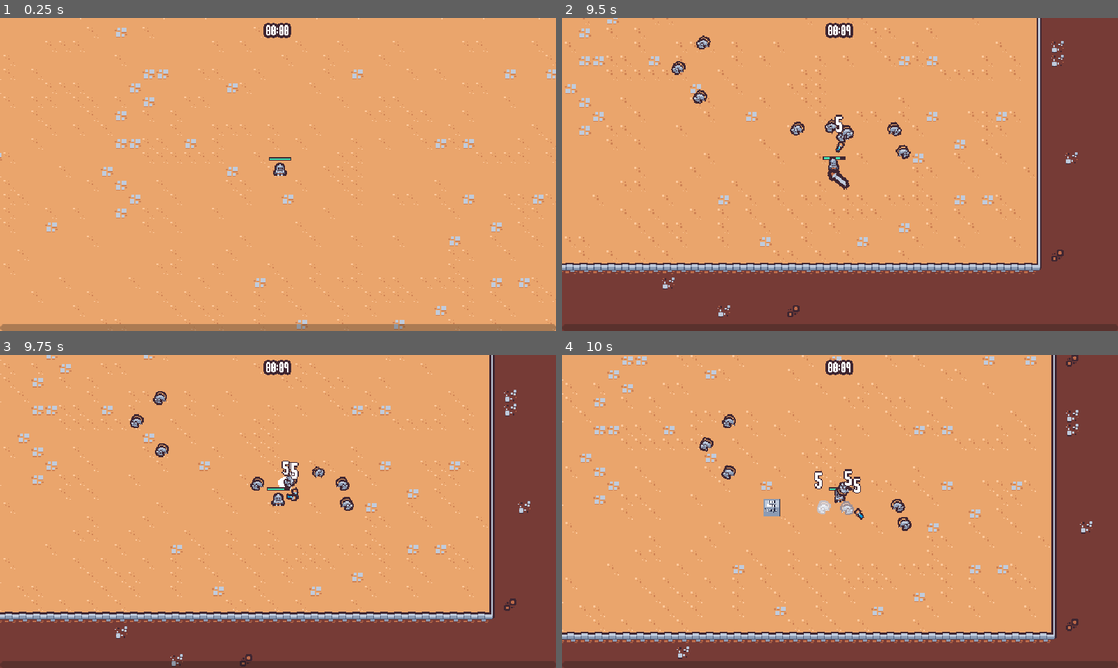
Above: before the commit, frames 1-4 (two rows, left to right).
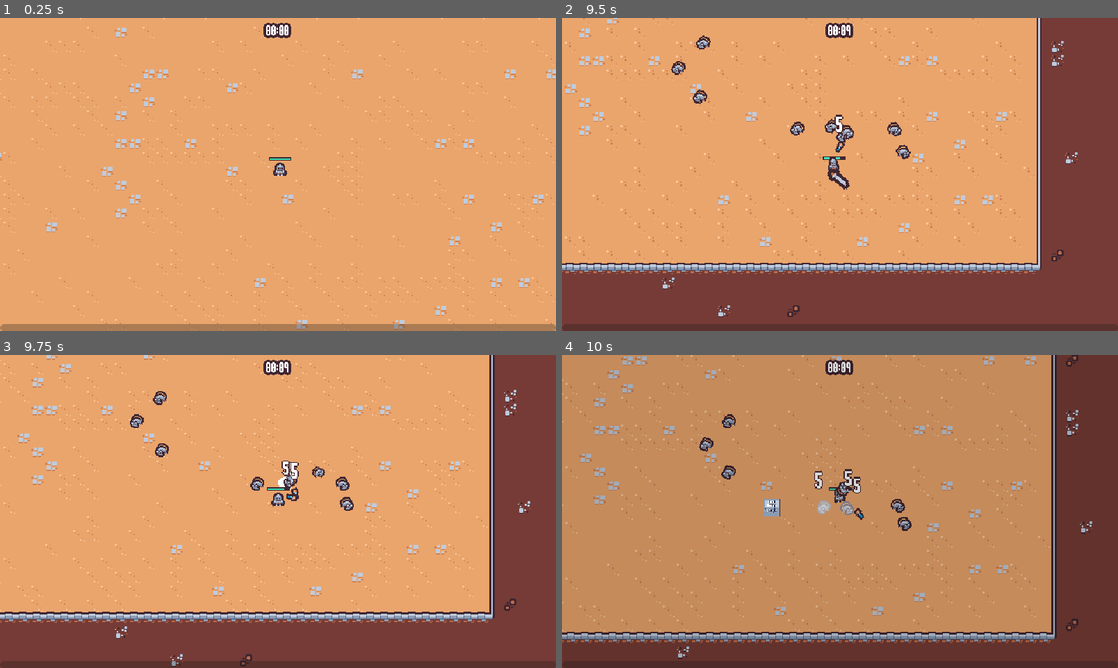
Above: after the commit, the same moments.

Repository: blackal83/godot_survivors_class
Game: Godot game, scene res://scenes/main/main.tscn
The game is run twice, just before and just after one commit, with the same random seed, the same clock (stepped at 60 frames per second) and the same inputs.
Inputs (mouse positions are in pixels of both pictures, inside the frame that each line leads up to):
- Up to frame 1 (0.25 s): no input
- Up to frame 2 (9.5 s): move the mouse to (962, 158) at 0.52 s; press the mouse at (962, 158) at 0.53 s; hold D (move_right) 0.53-1.28 s; move the mouse to (728, 190) at 1.27 s; release the mouse at (728, 190) at 1.28 s; hold S (move_down) 1.28-2.03 s; click (728, 190) at 1.35 s; move the mouse to (895, 105) at 2.02 s; press the mouse at (895, 105) at 2.03 s; hold D (move_right) 2.03-2.78 s; move the mouse to (812, 237) at 2.77 s; release the mouse at (812, 237) at 2.78 s; hold W (move_up) 2.78-3.53 s; click (812, 237) at 2.85 s; move the mouse to (1006, 221) at 3.52 s; press the mouse at (1006, 221) at 3.53 s; hold A (move_left) 3.53-5.03 s; move the mouse to (673, 127) at 4.27 s; release the mouse at (673, 127) at 4.28 s; click (673, 127) at 4.35 s; move the mouse to (867, 174) at 5.02 s; press the mouse at (867, 174) at 5.03 s; hold S (move_down) 5.03-5.78 s; move the mouse to (756, 96) at 5.77 s; release the mouse at (756, 96) at 5.78 s; hold D (move_right) 5.78-6.53 s; click (756, 96) at 5.85 s; move the mouse to (962, 158) at 6.52 s; press the mouse at (962, 158) at 6.53 s; hold W (move_up) 6.53-7.28 s; move the mouse to (728, 190) at 7.27 s; release the mouse at (728, 190) at 7.28 s; hold D (move_right) 7.28-8.03 s; click (728, 190) at 7.35 s; move the mouse to (895, 105) at 8.02 s; press the mouse at (895, 105) at 8.03 s; hold S (move_down) 8.03-8.78 s; move the mouse to (812, 237) at 8.77 s; release the mouse at (812, 237) at 8.78 s; hold A (move_left) from 8.78 s (still down); click (812, 237) at 8.85 s
- Up to frame 3 (9.75 s): move the mouse to (444, 558) at 9.52 s; release A (move_left) at 9.53 s; press the mouse at (444, 558) at 9.53 s; hold W (move_up) from 9.53 s (still down)
- Up to frame 4 (10 s): keep holding W (move_up)

Frames 1-3 are identical in both runs. In frame 4, 79% of the frame differs, in the area x 0-96%, y 0-97%.

Commit message:
background animation for upgrade screen(lesson 50)

Diff:
--- a/scenes/ui/upgrade_screen.gd
+++ b/scenes/ui/upgrade_screen.gd
@@ -22,5 +22,7 @@
 
 func on_upgrade_card_selected(upgrade: AbilityUpgrade):
 	upgrade_screen_selected.emit(upgrade)
+	$AnimationPlayer.play("out")
+	await $AnimationPlayer.animation_finished
 	get_tree().paused = false
 	queue_free()
--- a/scenes/ui/upgrade_screen.tscn
+++ b/scenes/ui/upgrade_screen.tscn
@@ -1,12 +1,83 @@
-[gd_scene load_steps=3 format=3 uid="uid://dqxxsbs4iu7d5"]
+[gd_scene load_steps=7 format=3 uid="uid://dqxxsbs4iu7d5"]
 
 [ext_resource type="Script" path="res://scenes/ui/upgrade_screen.gd" id="1_a7ycm"]
 [ext_resource type="PackedScene" uid="uid://c0erlk156q2pk" path="res://scenes/ui/ability_upgrade_card.tscn" id="2_1wy4r"]
+
+[sub_resource type="Animation" id="Animation_tam0r"]
+resource_name = "in"
+length = 0.15
+step = 0.05
+tracks/0/type = "value"
+tracks/0/imported = false
+tracks/0/enabled = true
+tracks/0/path = NodePath(".:modulate")
+tracks/0/interp = 1
+tracks/0/loop_wrap = true
+tracks/0/keys = {
+"times": PackedFloat32Array(0, 0.15),
+"transitions": PackedFloat32Array(1, 1),
+"update": 0,
+"values": [Color(1, 1, 1, 0), Color(1, 1, 1, 1)]
+}
+
+[sub_resource type="Animation" id="Animation_2a6ml"]
+length = 0.001
+tracks/0/type = "value"
+tracks/0/imported = false
+tracks/0/enabled = true
+tracks/0/path = NodePath(".:modulate")
+tracks/0/interp = 1
+tracks/0/loop_wrap = true
+tracks/0/keys = {
+"times": PackedFloat32Array(0),
+"transitions": PackedFloat32Array(1),
+"update": 0,
+"values": [Color(1, 1, 1, 1)]
+}
+
+[sub_resource type="Animation" id="Animation_lou8a"]
+resource_name = "out"
+length = 0.15
+step = 0.05
+tracks/0/type = "value"
+tracks/0/imported = false
+tracks/0/enabled = true
+tracks/0/path = NodePath(".:modulate")
+tracks/0/interp = 1
+tracks/0/loop_wrap = true
+tracks/0/keys = {
+"times": PackedFloat32Array(0, 0.15),
+"transitions": PackedFloat32Array(1, 1),
+"update": 0,
+"values": [Color(1, 1, 1, 1), Color(1, 1, 1, 0)]
+}
+
+[sub_resource type="AnimationLibrary" id="AnimationLibrary_tt1ws"]
+_data = {
+"RESET": SubResource("Animation_2a6ml"),
+"in": SubResource("Animation_tam0r"),
+"out": SubResource("Animation_lou8a")
+}
 
 [node name="UpgradeScreen" type="CanvasLayer"]
 process_mode = 3
 script = ExtResource("1_a7ycm")
 upgrade_card_scene = ExtResource("2_1wy4r")
+
+[node name="AnimationPlayer" type="AnimationPlayer" parent="."]
+root_node = NodePath("../ColorRect")
+libraries = {
+"": SubResource("AnimationLibrary_tt1ws")
+}
+autoplay = "in"
+
+[node name="ColorRect" type="ColorRect" parent="."]
+anchors_preset = 15
+anchor_right = 1.0
+anchor_bottom = 1.0
+grow_horizontal = 2
+grow_vertical = 2
+color = Color(0, 0, 0, 0.352941)
 
 [node name="MarginContainer" type="MarginContainer" parent="."]
 anchors_preset = 15
